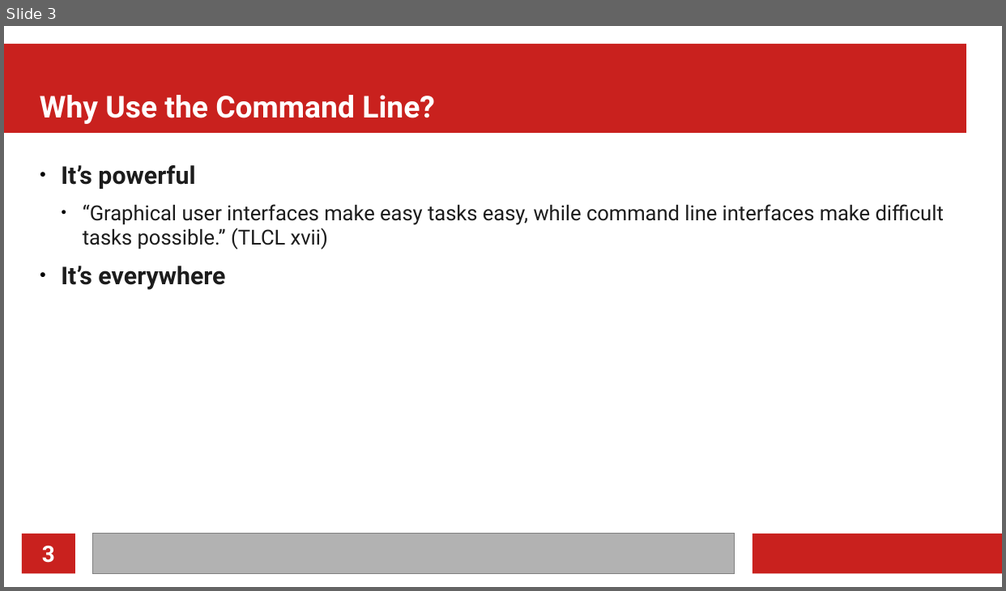
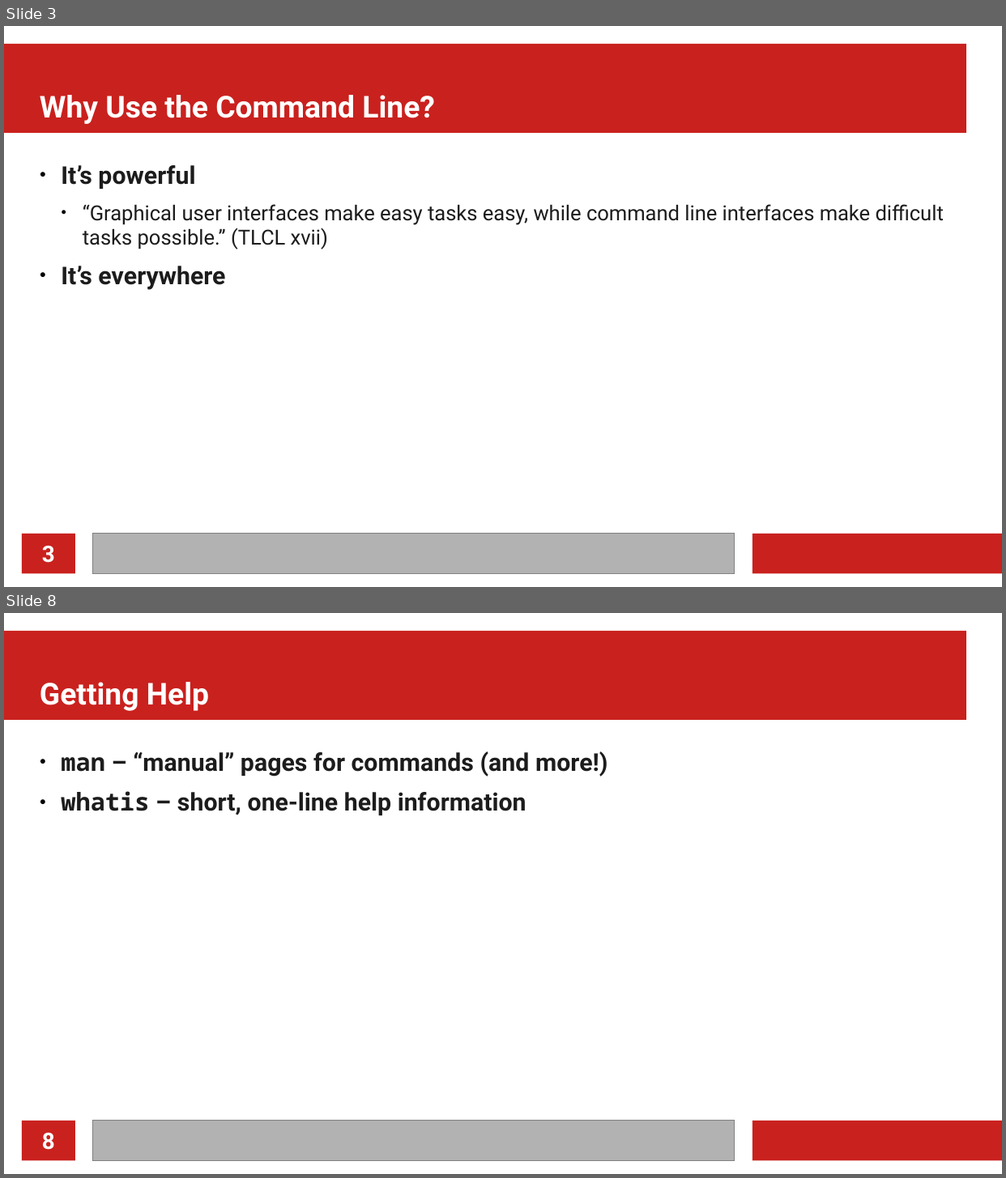
Before and after one commit to MarkusG/UCI-Slides, a slide deck: CLI.odp. Shown one above the other, each under a label of ours: slide 3 before the commit, slides 3 and 8 after it; the slides between them are not shown. The pictures are 1006x591 and 1006x1178 pixels, drawn with LibreOffice and Linux fonts; fonts in the diff are those of the drawing. Boxes give left, top, right and bottom in pixels: in the first picture for what was removed or moved away, otherwise in the second. Text is boxed around its words. In the diff, an @@ line names an element or a change of style, - is before the commit and + after.

```diff
--- a/CLI.odp
+++ b/CLI.odp
@@ slide 8 added at box(4, 613, 1002, 1174), background #FFFFFF; not listed: 4 template elements that a slide beside it also shows @@
@@ title added at box(40, 682, 209, 711), 24 pt, text #FFFFFF, bold @@
+Getting Help
@@ text added at box(61, 752, 607, 815), 19.5 pt, text #1C1C1C, bold @@
+● man – “manual” pages for commands (and more!)
+● whatis – short, one-line help information
@@ page number added at box(42, 1133, 55, 1150), 18 pt, text #FFFFFF, bold @@
+8
```
Also in this commit, not shown: 4 slides changed, 5 other slides added, 1 other file.
